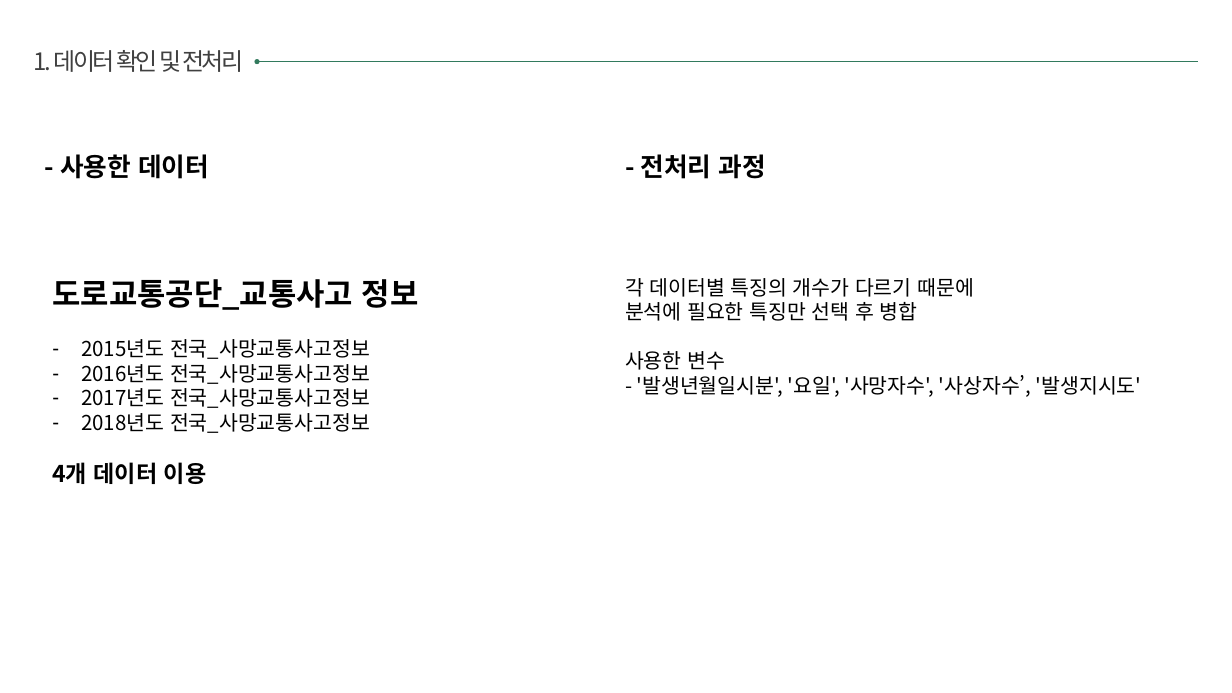
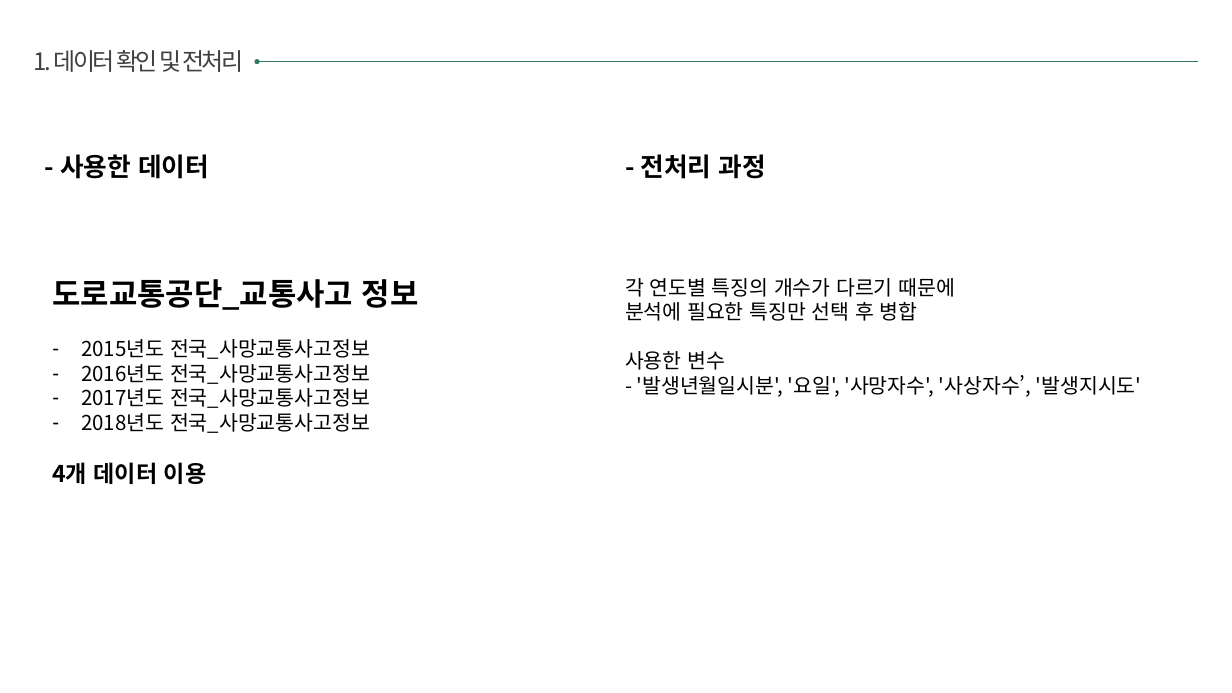
Before and after one commit to sunnight9507/4_2_-Data_Visualization, a slide deck: slide 3 of 교통사고/교통사고 데이터 분석.pptx. Drawn at 1232x693 pixels with LibreOffice and Linux fonts; fonts in the diff are those of the drawing. Boxes give left, top, right and bottom in pixels: in the first picture for what was removed or moved away, otherwise in the second. Text is boxed around its words. In the diff, an @@ line names an element or a change of style, - is before the commit and + after.

```diff
--- a/교통사고/교통사고 데이터 분석.pptx
+++ b/교통사고/교통사고 데이터 분석.pptx
@@ text at (625,278,956,297): text changed @@
-각 데이터별 특징의 개수가 다르기 때문에
+각 연도별 특징의 개수가 다르기 때문에
```
Also in this commit, not shown: 5 other slides changed, 2 slides added, 1 slide removed, 1 other file.
